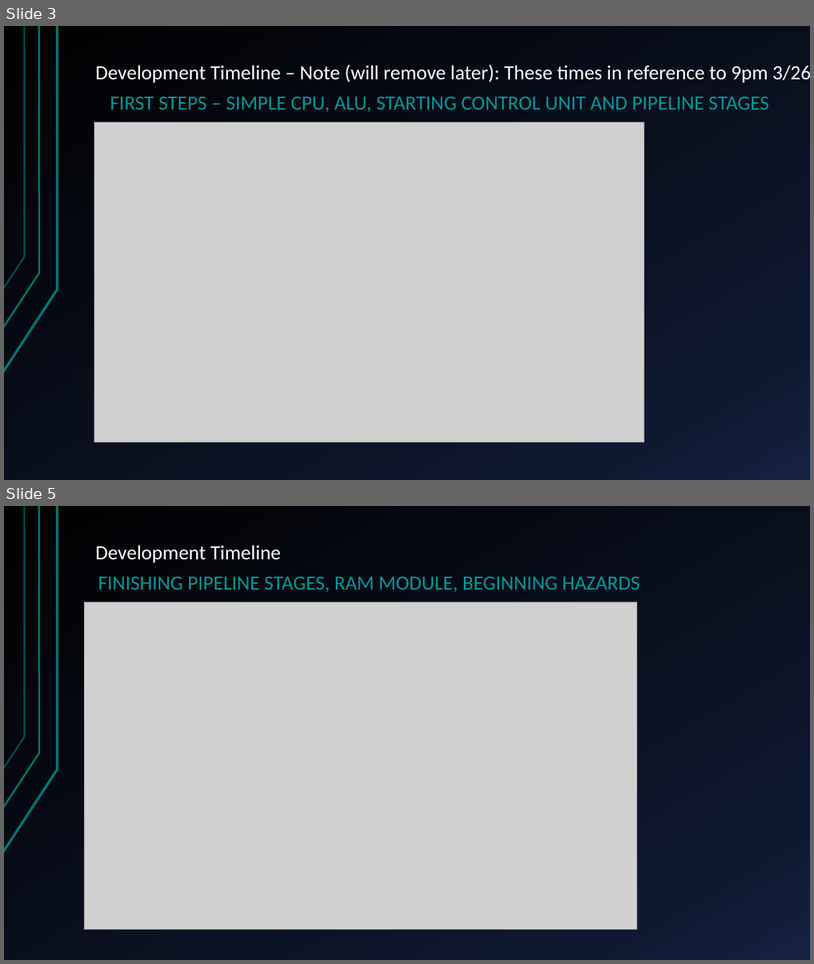
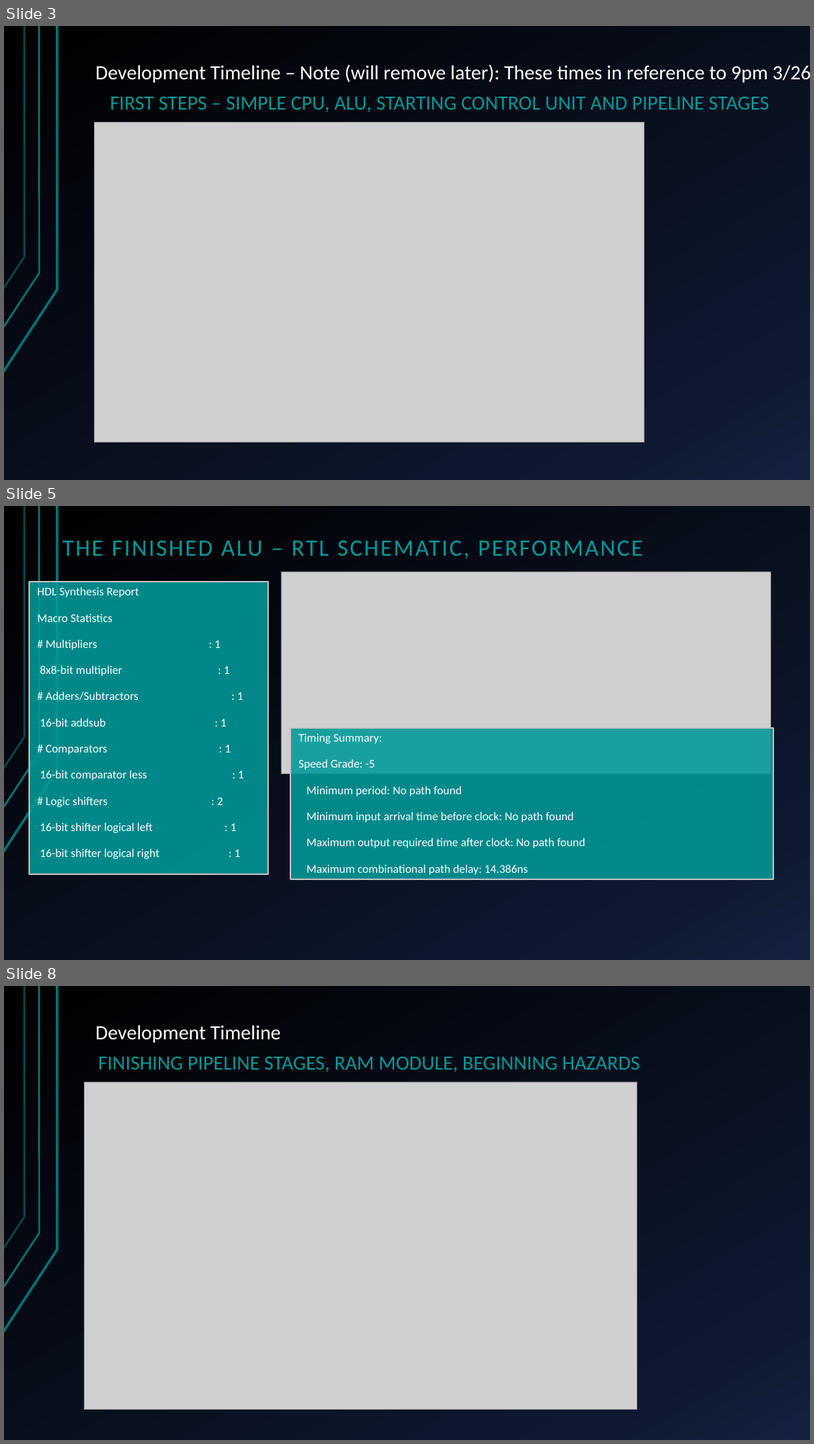
Before and after one commit to HansSanitizer/CENG-450-Project, a slide deck: Documentation/Long-Mann 16-Bit RISC Processor.pptx. Shown one above the other, each under a label of ours: slides 3 and 5 before the commit, slides 3, 5 and 8 after it; the slides between them are not shown. The pictures are 814x964 and 814x1444 pixels, drawn with LibreOffice and Linux fonts; fonts in the diff are those of the drawing; grey boxes stand for pictures. Boxes give left, top, right and bottom in pixels: in the first picture for what was removed or moved away, otherwise in the second. Text is boxed around its words. In the diff, an @@ line names an element or a change of style, - is before the commit and + after.

```diff
--- a/Documentation/Long-Mann 16-Bit RISC Processor.pptx
+++ b/Documentation/Long-Mann 16-Bit RISC Processor.pptx
@@ slide 5 added at bbox=[4, 506, 810, 960], background gradient #000000 to #0F1931 to #142242; not listed: 3 template elements that a slide beside it also shows @@
@@ title added at bbox=[62, 541, 643, 559], 28 pt, text #009999 @@
+THE FINISHED ALU – RTL SCHEMATIC, PERFORMANCE
@@ text added at bbox=[28, 582, 268, 874], fill #009999 at 88% opacity, outline #C0C0C0 2 pt, 14 pt, text #FFFFFF @@
+HDL Synthesis Report
+Macro Statistics
+# Multipliers : 1
+8x8-bit multiplier : 1
+# Adders/Subtractors : 1
+16-bit addsub : 1
+# Comparators : 1
+16-bit comparator less : 1
+# Logic shifters : 2
+16-bit shifter logical left : 1
+16-bit shifter logical right : 1
@@ picture added at bbox=[281, 572, 771, 773] @@
@@ rectangle added at bbox=[291, 728, 774, 879], fill #009999 at 88% opacity, outline #C0C0C0 2 pt, 14 pt, text #FFFFFF @@
+Timing Summary:
+Speed Grade: -5
+Minimum period: No path found
+Minimum input arrival time before clock: No path found
+Maximum output required time after clock: No path found
+Maximum combinational path delay: 14.386ns
@@ what was slide 5 is now slide 8 @@
```
Also in this commit, not shown: 4 slides changed, 13 other slides added, 1 slide removed.
